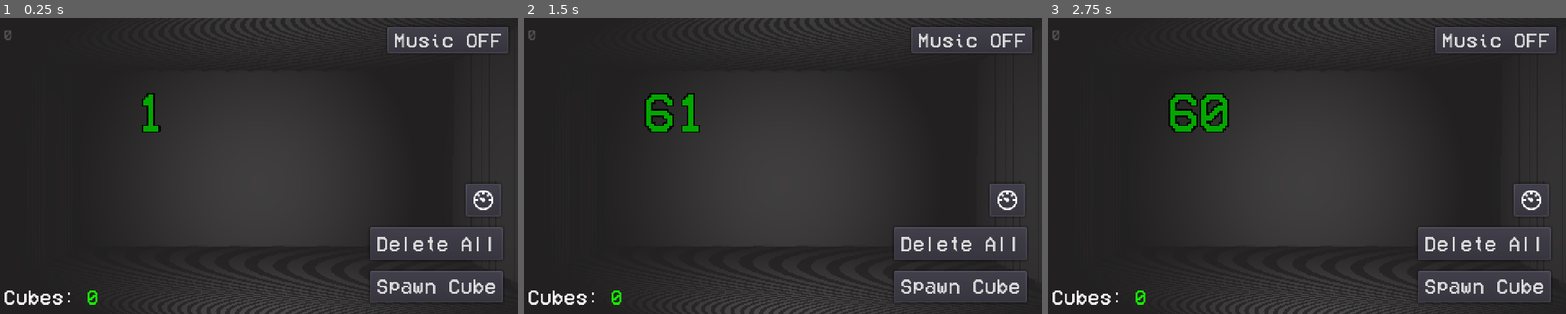
Above: before the commit, frames 1-3 (left to right).
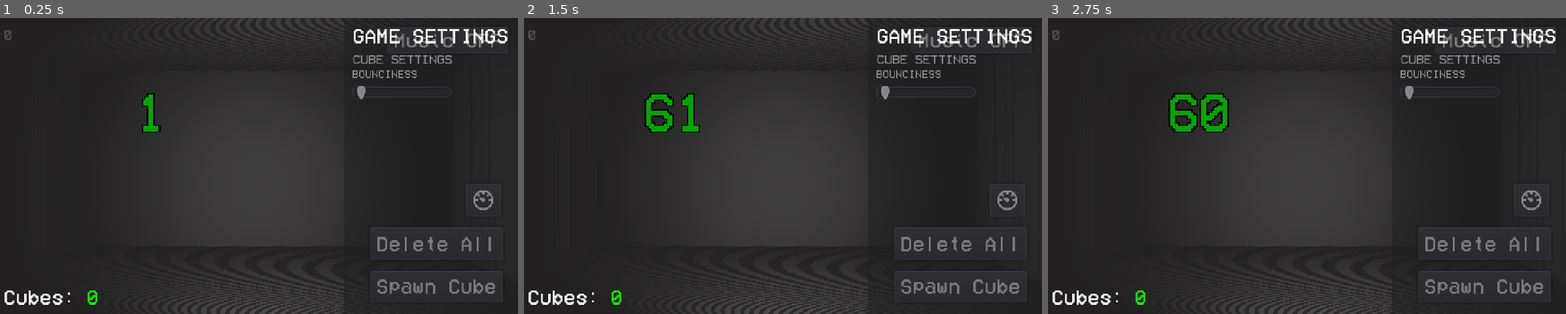
Above: after the commit, the same moments.

Repository: yaragirodev/vitaCubes
Game: Godot game, scene res://gui/settings/settings.tscn
Same seed, same stepped clock (60 frames per second), same inputs: the game is played once before the commit and once after it. This scene is started directly instead of the project's main scene.
Inputs (mouse positions are in pixels of both pictures, inside the frame that each line leads up to):
- Up to frame 1 (0.25 s): no input
- Up to frame 2 (1.5 s): click "Spawn Cube" at 0.5 s; click (1005, 198) at 1.25 s
- Up to frame 3 (2.75 s): click "Spawn Cube" at 2 s

The runs differ from the first frame. In frame 1, 2.6% of the frame differs, in the area x 68-99%, y 3-96%; in frame 2, 2.6%; in frame 3, 2.6%.

Commit message:
adding settings menu!

Diff:
--- a/gui/settings/settings.tscn
+++ b/gui/settings/settings.tscn
@@ -1,5 +1,68 @@
-[gd_scene format=2]
+[gd_scene load_steps=6 format=2]
+
+[ext_resource path="res://assets/VCR.ttf" type="DynamicFontData" id=1]
+
+[sub_resource type="StyleBoxFlat" id=1]
+bg_color = Color( 0.113725, 0.113725, 0.113725, 0.505882 )
+
+[sub_resource type="DynamicFont" id=2]
+size = 18
+font_data = ExtResource( 1 )
+
+[sub_resource type="DynamicFont" id=3]
+size = 12
+font_data = ExtResource( 1 )
+
+[sub_resource type="DynamicFont" id=4]
+size = 10
+font_data = ExtResource( 1 )
 
 [node name="gameSetings" type="Control"]
 anchor_right = 1.0
 anchor_bottom = 1.0
+
+[node name="bg" type="Panel" parent="."]
+margin_left = 320.0
+margin_right = 480.0
+margin_bottom = 272.0
+custom_styles/panel = SubResource( 1 )
+
+[node name="title" type="Label" parent="."]
+margin_left = 328.0
+margin_top = 8.0
+margin_right = 471.0
+margin_bottom = 24.0
+custom_fonts/font = SubResource( 2 )
+text = "GAME SETTINGS"
+
+[node name="settingsHere" type="ScrollContainer" parent="."]
+margin_left = 328.0
+margin_top = 32.0
+margin_right = 472.0
+margin_bottom = 264.0
+
+[node name="VBoxContainer" type="VBoxContainer" parent="settingsHere"]
+margin_right = 91.0
+margin_bottom = 44.0
+
+[node name="cubeSettingsTitle" type="Label" parent="settingsHere/VBoxContainer"]
+margin_right = 91.0
+margin_bottom = 11.0
+custom_colors/font_color = Color( 0.537255, 0.537255, 0.537255, 1 )
+custom_fonts/font = SubResource( 3 )
+text = "CUBE SETTINGS"
+align = 1
+
+[node name="bouncinessTITLE" type="Label" parent="settingsHere/VBoxContainer"]
+margin_top = 15.0
+margin_right = 91.0
+margin_bottom = 24.0
+custom_colors/font_color = Color( 0.537255, 0.537255, 0.537255, 1 )
+custom_fonts/font = SubResource( 4 )
+text = "BOUNCINESS"
+
+[node name="bouncinessSlider" type="HSlider" parent="settingsHere/VBoxContainer"]
+margin_top = 28.0
+margin_right = 91.0
+margin_bottom = 44.0
+max_value = 1.0
